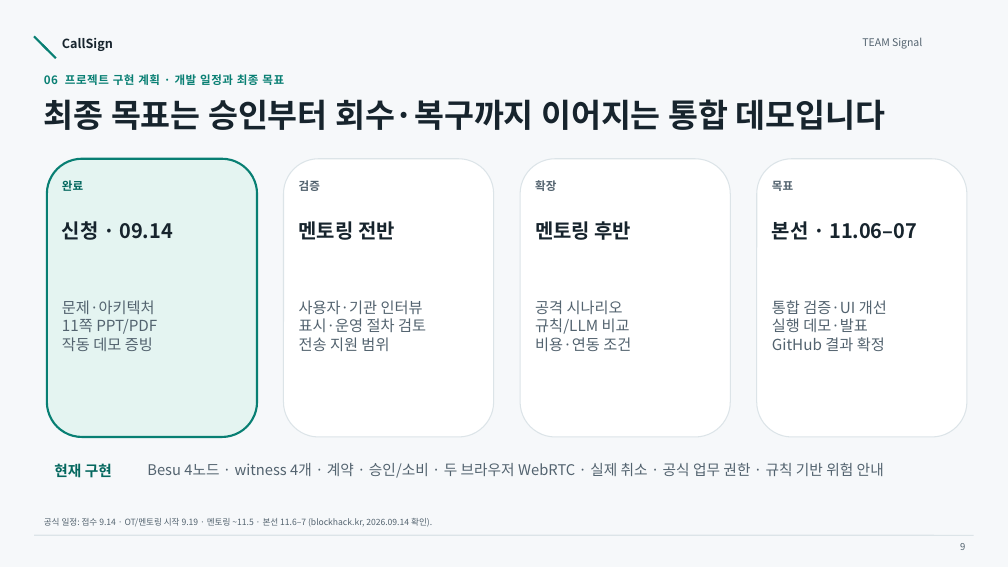
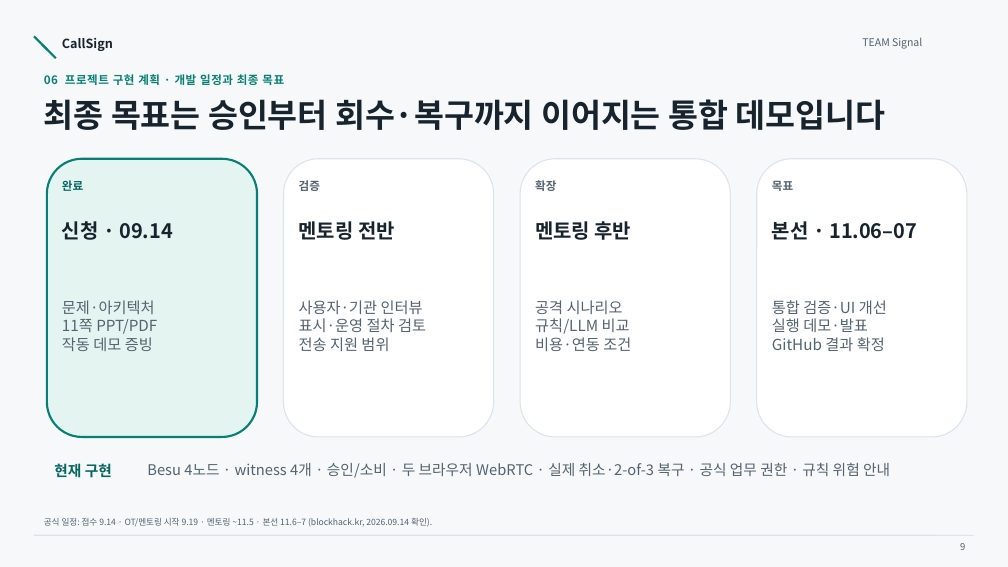
Before and after one commit to 0u-Y/CallSign, a slide deck: slide 9 of submission/CallSign_기획제안서.pptx. Drawn at 1008x567 pixels with LibreOffice and Linux fonts; fonts in the diff are those of the drawing. Boxes give left, top, right and bottom in pixels: in the first picture for what was removed or moved away, otherwise in the second. Text is boxed around its words. In the diff, an @@ line names an element or a change of style, - is before the commit and + after.

```diff
--- a/submission/CallSign_기획제안서.pptx
+++ b/submission/CallSign_기획제안서.pptx
@@ text at (147,463,890,478): text changed @@
-Besu 4노드 · witness 4개 · 계약 · 승인/소비 · 두 브라우저 WebRTC · 실제 취소 · 공식 업무 권한 · 규칙 기반 위험 안내
+Besu 4노드 · witness 4개 · 승인/소비 · 두 브라우저 WebRTC · 실제 취소·2-of-3 복구 · 공식 업무 권한 · 규칙 위험 안내
```
Also in this commit, not shown: 1 other slide changed, 43 other files.
